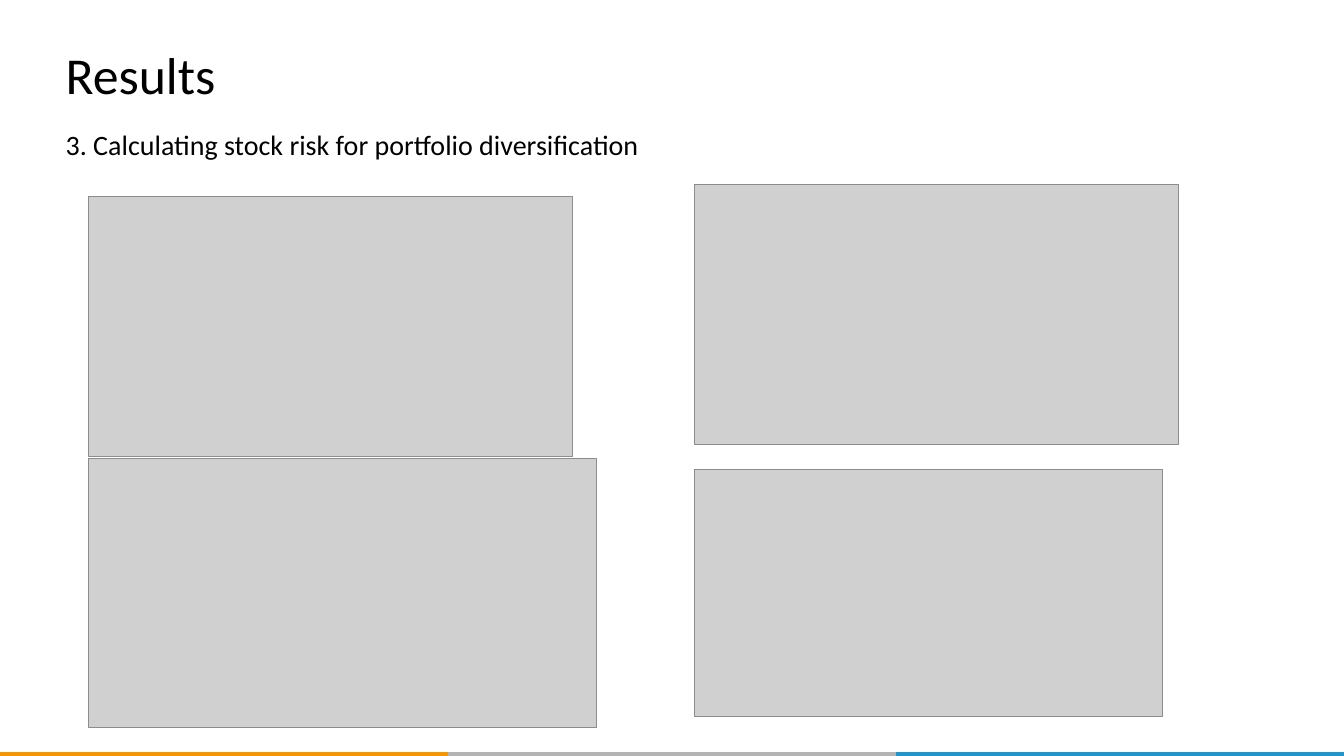
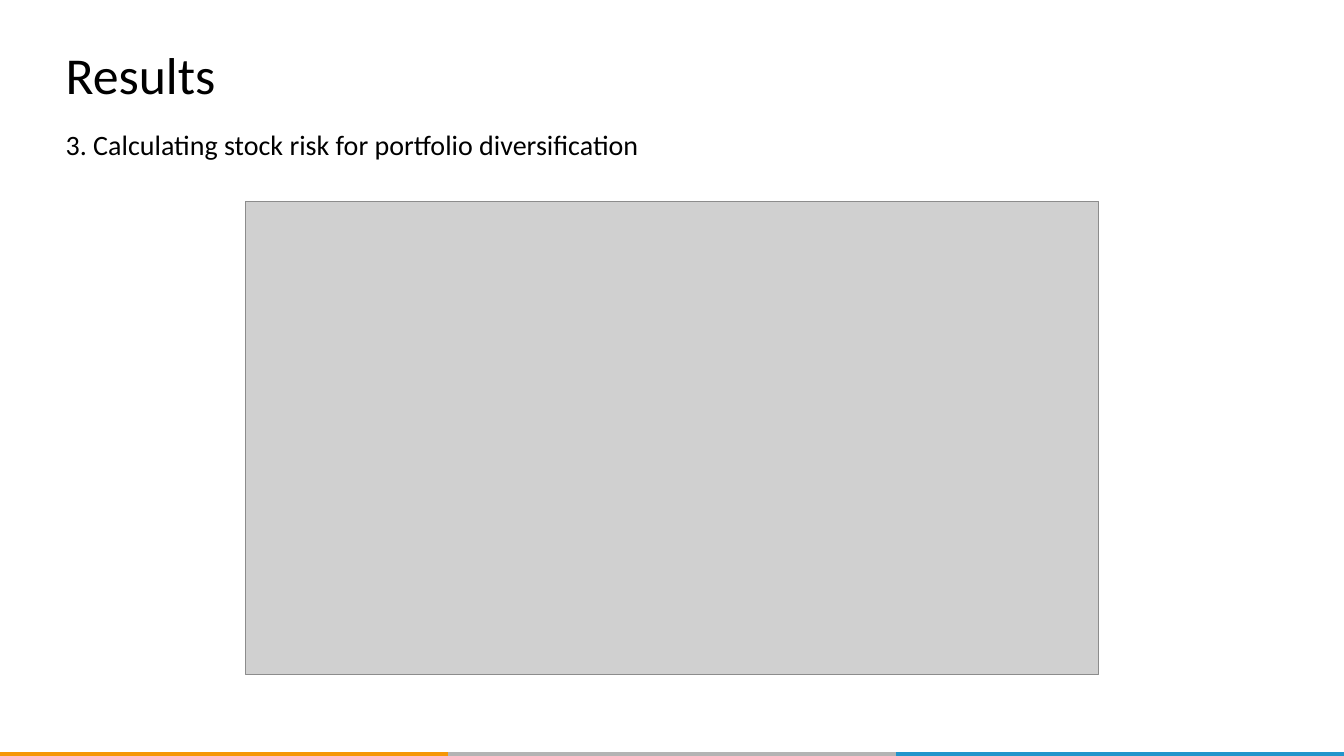
Before and after one commit to QUER01/FinanceModule, a slide deck: slide 32 of docs/dlw_conference_presentation.pptx. Drawn at 1344x756 pixels with LibreOffice and Linux fonts; fonts in the diff are those of the drawing; grey boxes stand for pictures; background and template pictures are left out. Boxes give left, top, right and bottom in pixels: in the first picture for what was removed or moved away, otherwise in the second. Text is boxed around its words. In the diff, an @@ line names an element or a change of style, - is before the commit and + after.

```diff
--- a/docs/dlw_conference_presentation.pptx
+++ b/docs/dlw_conference_presentation.pptx
@@ picture removed at (88, 197, 572, 457) @@
@@ picture added at (246, 202, 1099, 676) @@
@@ picture removed at (695, 185, 1179, 445) @@
@@ picture removed at (88, 459, 596, 727) @@
@@ picture removed at (695, 470, 1164, 717) @@
```
Also in this commit, not shown: 1 slide added, 1 other file.
